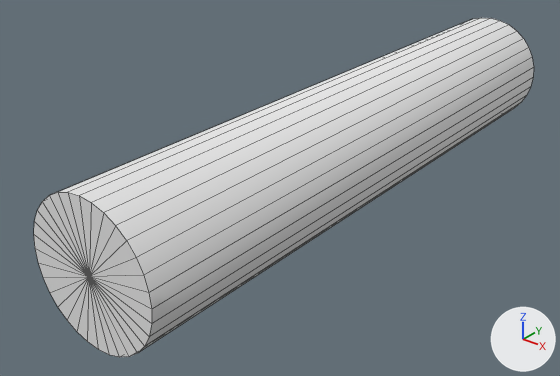
A saved change to the OBJ model SimuProject/Resources/peg.obj.
Both versions are drawn from a camera (50 mm lens) standing at (0.623, -1.441, 0.464) and looking at (-0.051, -0.598, -0.059). Lighting does not change. The marker at lower right points along +X, +Y and +Z. Mesh edges are drawn as thin lines. Where no turn or scale is listed for an object, it has been applied to the vertices.

Script lines for the objects in view, before the commit:
```python
me_peg = bpy.data.meshes.new('peg')
me_peg.from_pydata(...)  # 65 vertices, 64 faces; spans x -0.1..0.1, y -1.0..0.0, z -0.1..0.1
me_peg.materials.append(mat_null)  # white #e7e7e7
ob_peg = bpy.data.objects.new('peg', me_peg)
ob_peg.location = (0.0, 0.0, 0.0)
```
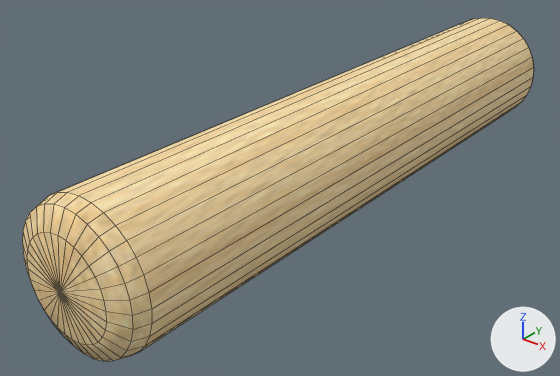
What changed in the scene script:
```text
Add img_peg_png:
    img_peg_png = load_image('peg.png', 'peg.png', 512, 512, 'sRGB')
Add mat_material_peg_png:
    mat_material_peg_png = principled_material('Material_peg.png')
    mat_material_peg_png.texture = img_peg_png
    mat_material_peg_png.roughness = 0.69
Change me_peg:
    used by ob_peg; location = (0.0, 0.0, 0.0)
    remove me_peg.from_pydata(...)  # 65 vertices, 64 faces; spans x -0.1..0.1, y -1.0..0.0, z -0.1..0.1
    add me_peg.from_pydata(...)  # 129 vertices, 128 faces; spans x -0.1..0.1, y -1.04..0.0, z -0.1..0.1
    me_peg part 1
    1 vertex is removed from x 0.0, y -1.0, z 0.0
    32 faces are deleted
    65 vertices are added at x -0.094..0.094, y -1.04..-1.02, z -0.094..0.094
    96 new faces join them
    me_peg part 2: 32 faces spanning x -0.1..0.1, y -1.0..0.0, z -0.1..0.1 switch from mat_null (white #e7e7e7) to mat_material_peg_png (picture img_peg_png)
```

What differs and where, as boxes [x1, y1, x2, y2] in the pictures (560 x 376 px):
'peg', reshaped
    before: [34, 18, 534, 357]
    after: [22, 18, 534, 361]
part 1 of me_peg, built on
    before: [34, 192, 152, 357]
    after: [22, 192, 152, 361]
part 2 of me_peg, recoloured (white to beige)
    both: [51, 18, 534, 353]
